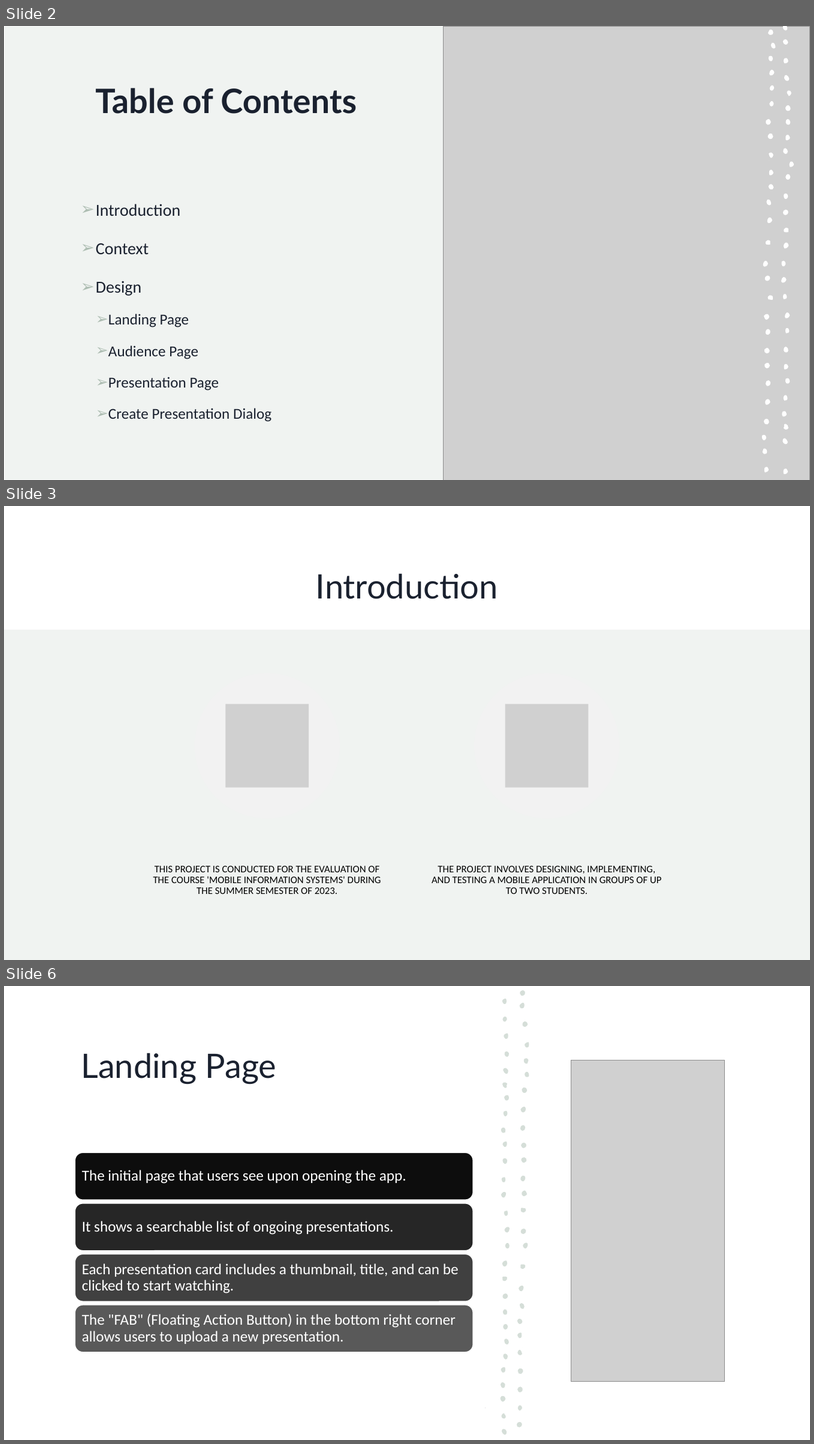
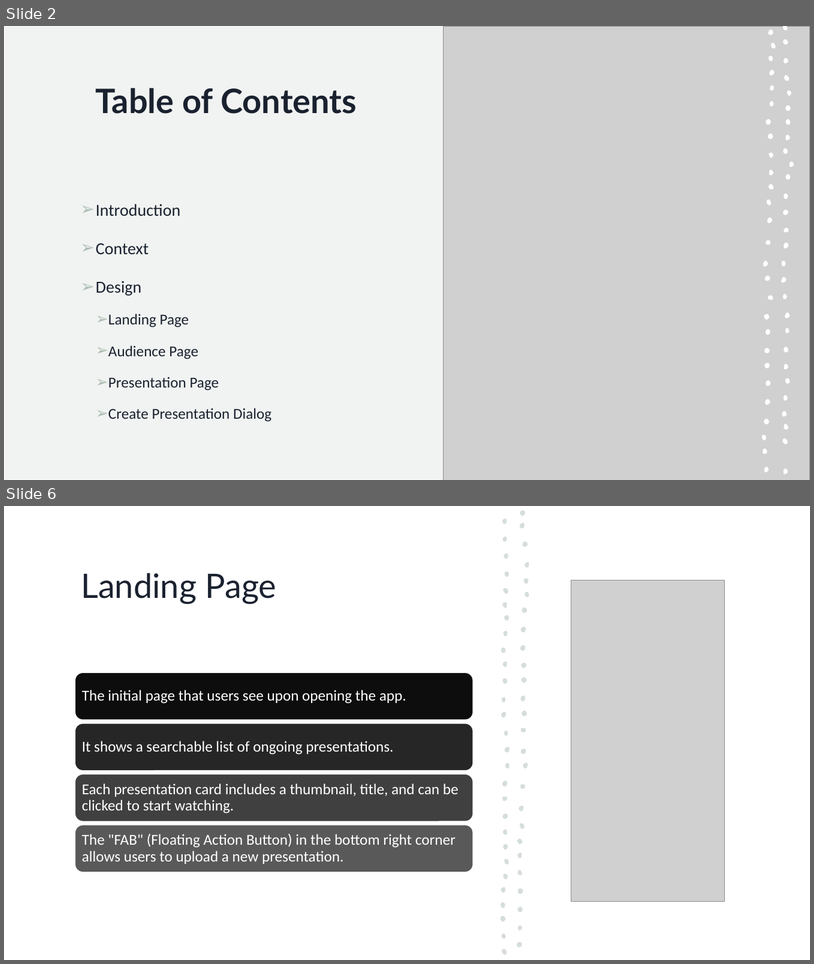
Before and after one commit to fabian-kho/zoom_lite, a slide deck: docs/Präsentation.pptx. Shown one above the other, each under a label of ours: slides 2, 3 and 6 before the commit, slides 2 and 6 after it; the slides between them are not shown. The pictures are 814x1444 and 814x964 pixels, drawn with LibreOffice and Linux fonts; fonts in the diff are those of the drawing; grey boxes stand for pictures. Boxes give left, top, right and bottom in pixels: in the first picture for what was removed or moved away, otherwise in the second. Text is boxed around its words. In the diff, an @@ line names an element or a change of style, - is before the commit and + after.

Commit message:
Design und UserTest

```diff
--- a/docs/Präsentation.pptx
+++ b/docs/Präsentation.pptx
@@ slide 3 removed at bbox=[4, 506, 810, 960], background #FFFFFF; not listed: 1 template element that a slide beside it also shows @@
@@ rectangle removed at bbox=[4, 506, 810, 960] @@
@@ title removed at bbox=[316, 573, 498, 599] @@
-Introduction
@@ rectangle removed at bbox=[4, 630, 810, 960] @@
@@ group removed at bbox=[153, 673, 662, 894]: 2 ellipses, 2 pictures, 2 texts @@
-THIS PROJECT IS CONDUCTED FOR THE EVALUATION OF THE COURSE 'MOBILE INFORMATION SYSTEMS' DURING THE SUMMER SEMESTER OF 2023.
-THE PROJECT INVOLVES DESIGNING, IMPLEMENTING, AND TESTING A MOBILE APPLICATION IN GROUPS OF UP TO TWO STUDENTS.
```
Also in this commit, not shown: 1 slide added, 8 other files.
